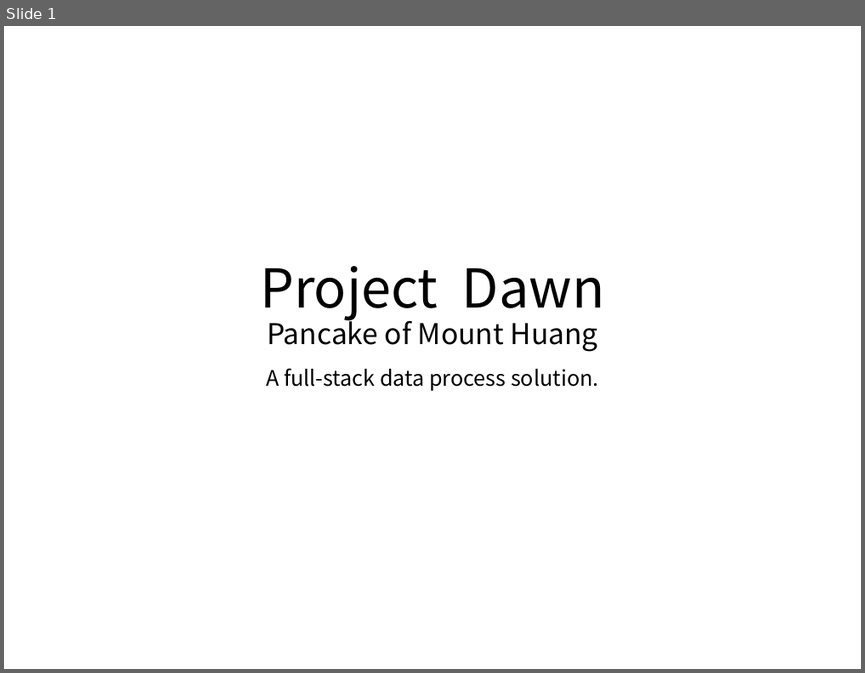
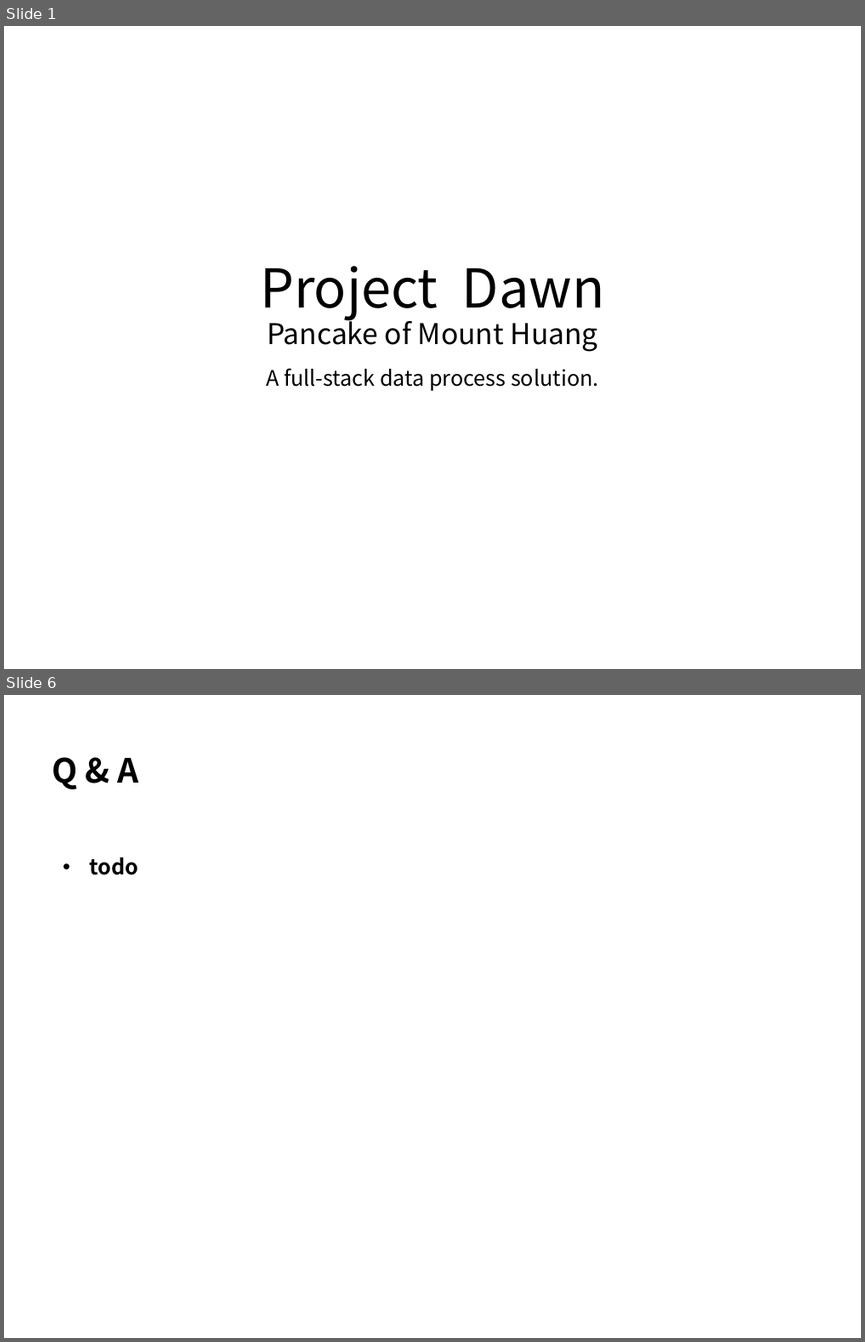
Before and after one commit to Dawn-Team/dawn, a slide deck: PancakeofMountHuang/Doc/Slides for first representation.pptx. Shown one above the other, each under a label of ours: slide 1 before the commit, slides 1 and 6 after it; the slides between them are not shown. The pictures are 865x673 and 865x1342 pixels, drawn with LibreOffice and Linux fonts; fonts in the diff are those of the drawing. Boxes give left, top, right and bottom in pixels: in the first picture for what was removed or moved away, otherwise in the second. Text is boxed around its words. In the diff, an @@ line names an element or a change of style, - is before the commit and + after.

```diff
--- a/PancakeofMountHuang/Doc/Slides for first representation.pptx
+++ b/PancakeofMountHuang/Doc/Slides for first representation.pptx
@@ slide 6 added at [4, 695, 861, 1338], background #FFFFFF @@
@@ text added at [52, 757, 139, 789], 28 pt, text #000000, bold @@
+Q & A
@@ text added at [90, 857, 139, 875], 18 pt, text #000000, bold @@
+• todo
```
Also in this commit, not shown: 3 slides changed, 1 other slide added.
